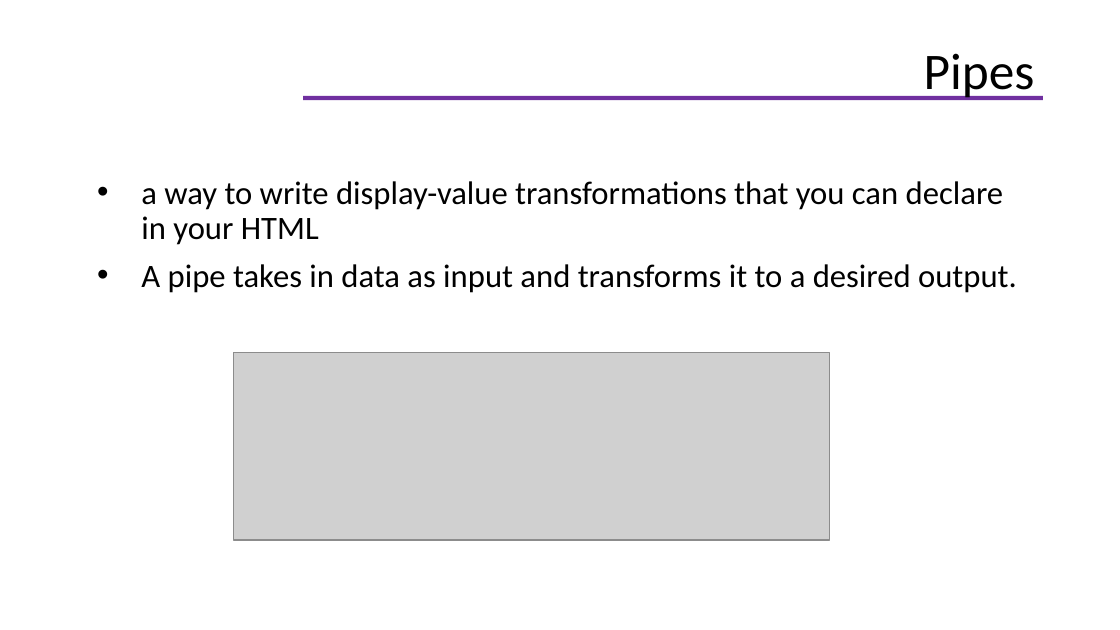
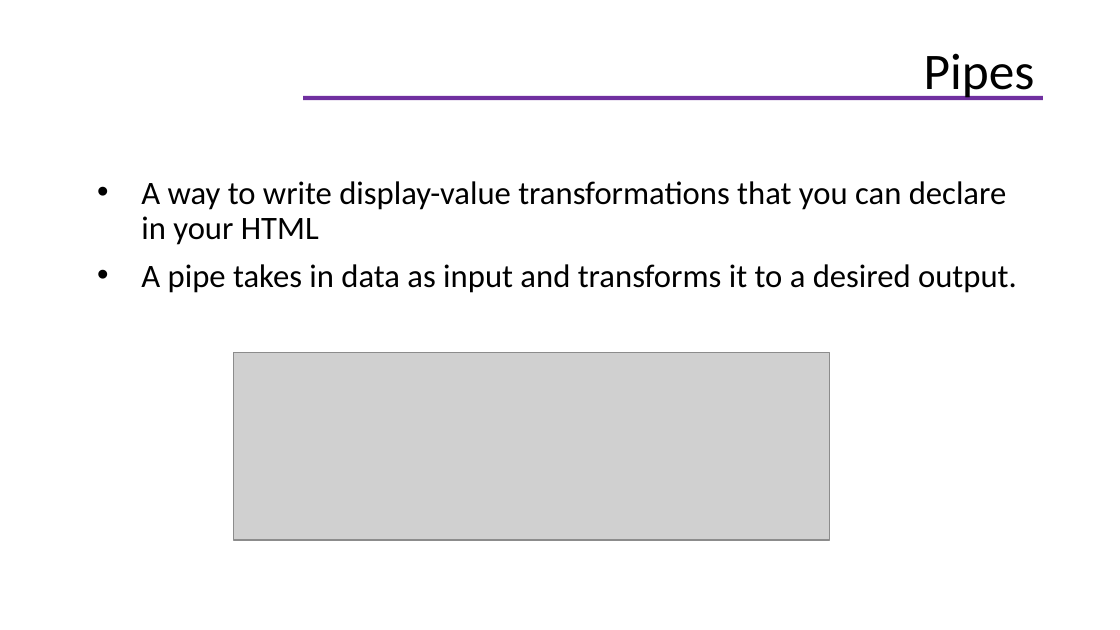
Before and after one commit to helenhash/angular-training, a slide deck: slide 62 of docs/Angular Training.pptx. Drawn at 1120x630 pixels with LibreOffice and Linux fonts; fonts in the diff are those of the drawing; grey boxes stand for pictures; background and template pictures are left out. Boxes give left, top, right and bottom in pixels: in the first picture for what was removed or moved away, otherwise in the second. Text is boxed around its words. In the diff, an @@ line names an element or a change of style, - is before the commit and + after.

```diff
--- a/docs/Angular Training.pptx
+++ b/docs/Angular Training.pptx
@@ text at bbox=[141, 181, 1007, 245]: text changed @@
-• a way to write display-value transformations that you can declare in your HTML
+• A way to write display-value transformations that you can declare in your HTML
```
Also in this commit, not shown: 6 other slides changed, 12 other files.
